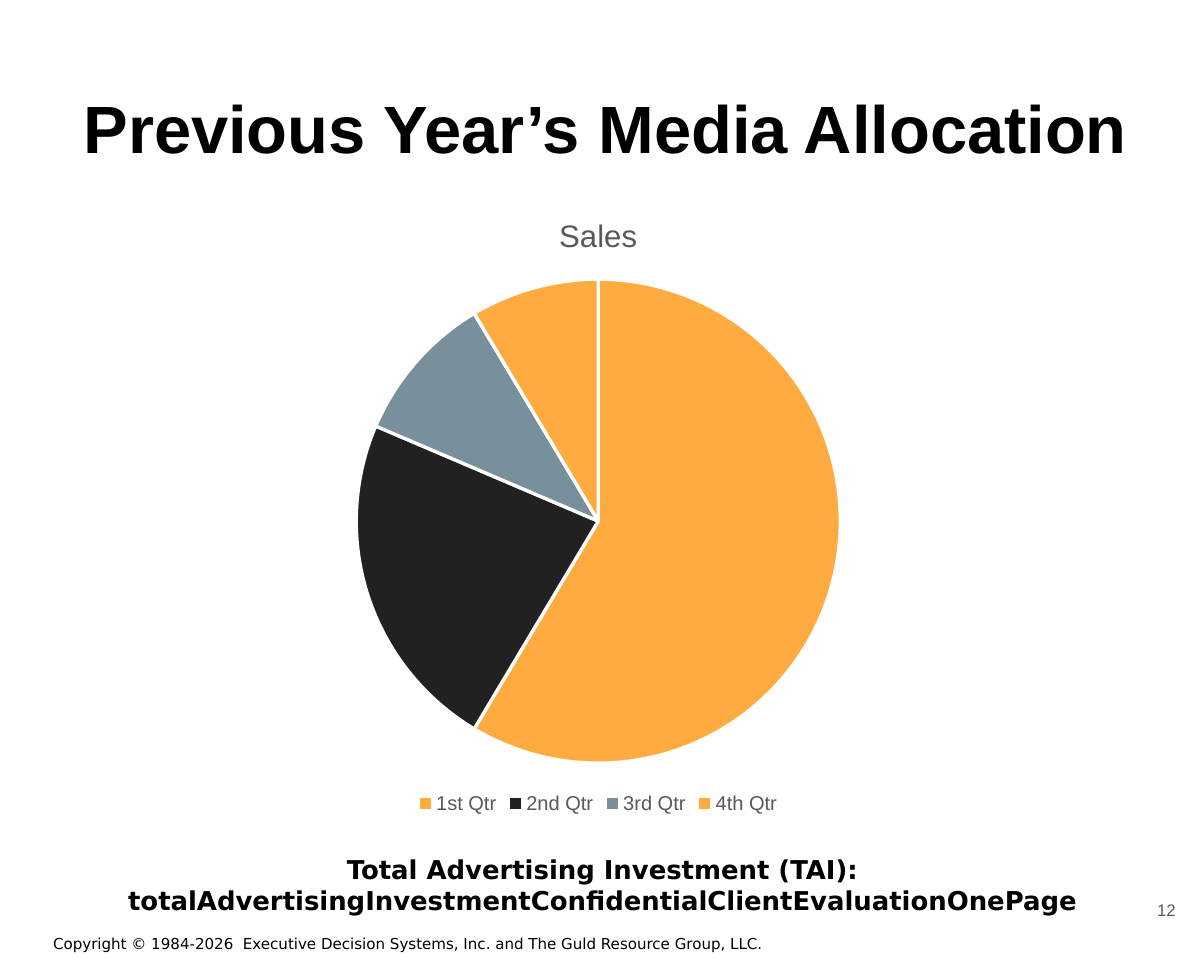
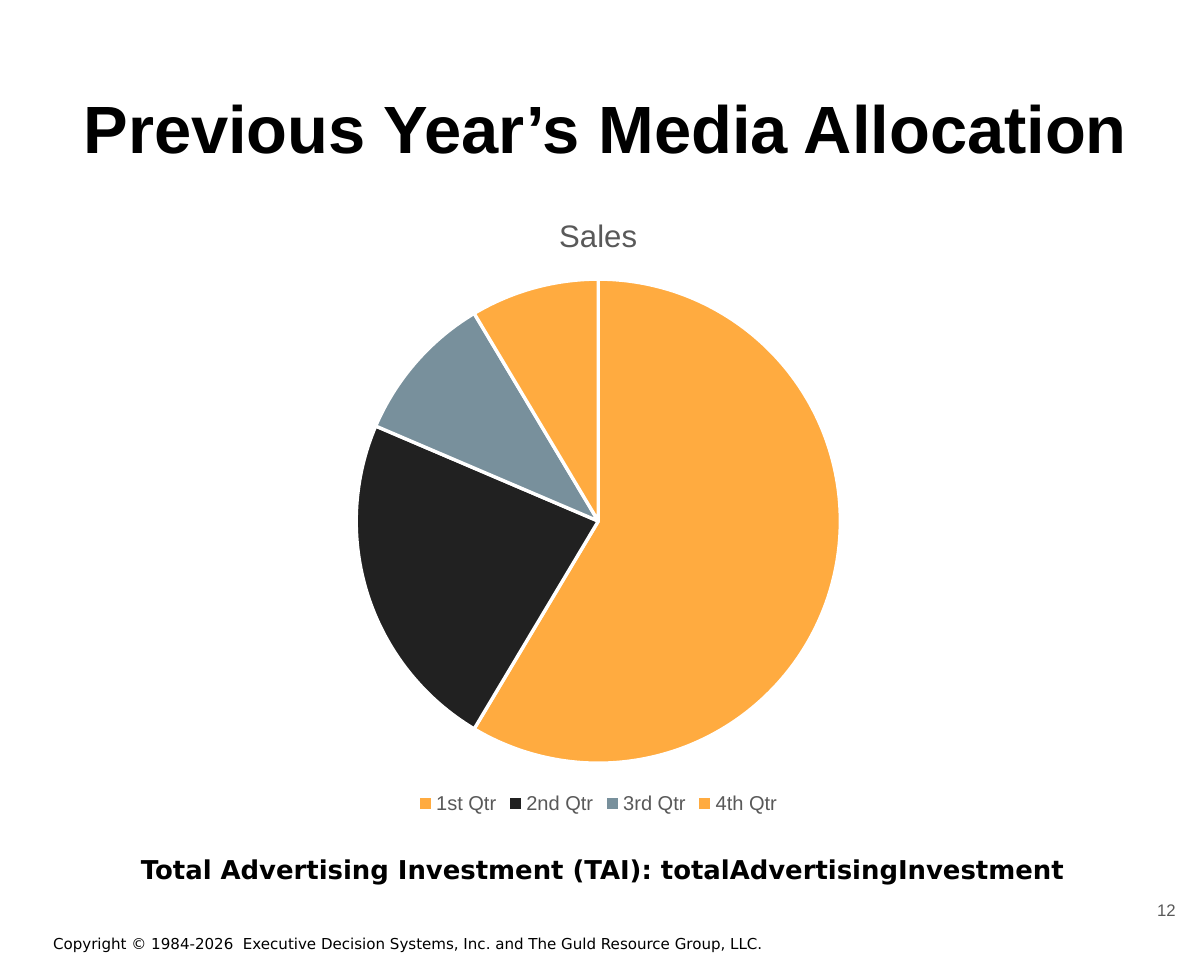
Before and after one commit to hintonandrew510/wizardfrontend, a slide deck: slide 12 of mavenprojectSCR/src/main/resources/powerpointtemplate/tvTemplate.pptx. Drawn at 1204x963 pixels with LibreOffice and Linux fonts; fonts in the diff are those of the drawing; background and template pictures are left out. Boxes give left, top, right and bottom in pixels: in the first picture for what was removed or moved away, otherwise in the second. Text is boxed around its words. In the diff, an @@ line names an element or a change of style, - is before the commit and + after.

```diff
--- a/mavenprojectSCR/src/main/resources/powerpointtemplate/tvTemplate.pptx
+++ b/mavenprojectSCR/src/main/resources/powerpointtemplate/tvTemplate.pptx
@@ text at (x1=141, y1=859, x2=1064, y2=884): text changed @@
-Total Advertising Investment (TAI): totalAdvertisingInvestmentConfidentialClientEvaluationOnePage
+Total Advertising Investment (TAI): totalAdvertisingInvestment
```
Also in this commit, not shown: 2 other slides changed, 7 other files.
